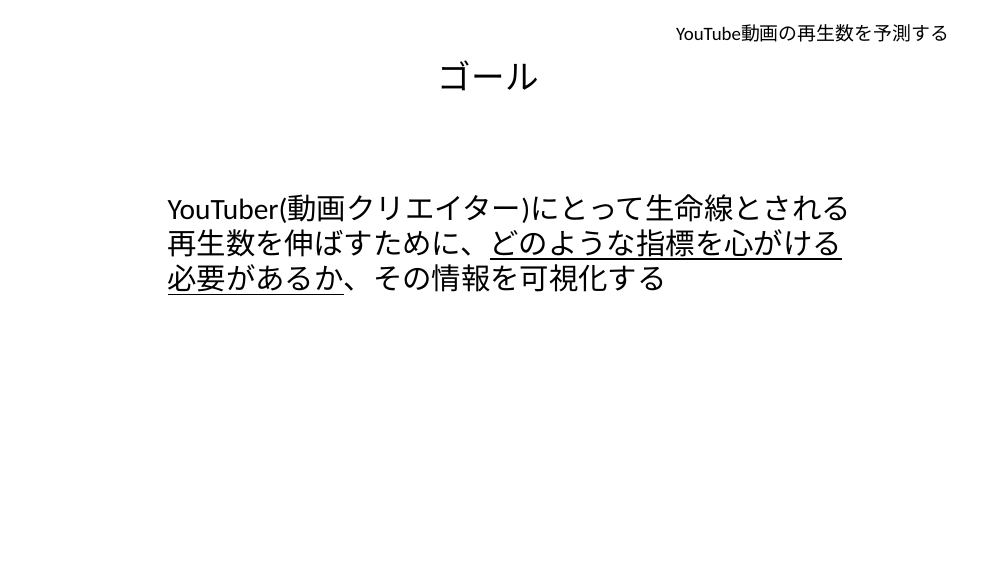
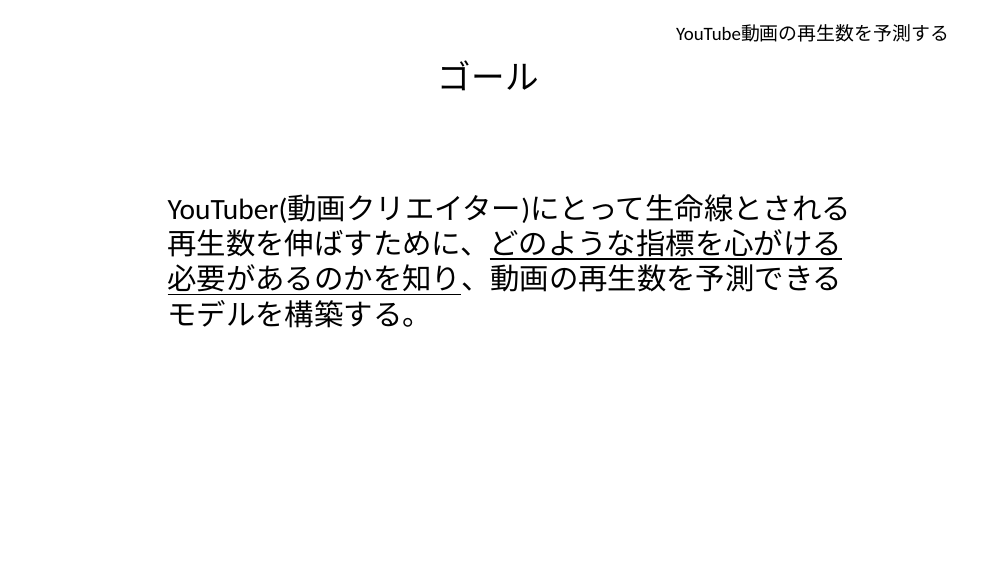
Before and after one commit to tsuru-kazu/research, a slide deck: slide 4 of docs/PD3_interim_report.pptx. Drawn at 1008x567 pixels with LibreOffice and Linux fonts; fonts in the diff are those of the drawing. Boxes give left, top, right and bottom in pixels: in the first picture for what was removed or moved away, otherwise in the second. Text is boxed around its words. In the diff, an @@ line names an element or a change of style, - is before the commit and + after.

```diff
--- a/docs/PD3_interim_report.pptx
+++ b/docs/PD3_interim_report.pptx
@@ text at box(168, 194, 851, 328): text changed @@
-YouTuber(動画クリエイター)にとって生命線とされる再生数を伸ばすために、どのような指標を心がける必要があるか、その情報を可視化する
+YouTuber(動画クリエイター)にとって生命線とされる再生数を伸ばすために、どのような指標を心がける必要があるのかを知り、動画の再生数を予測できるモデルを構築する。
```
Also in this commit, not shown: 3 other slides changed, 1 slide removed, 19 other files.
